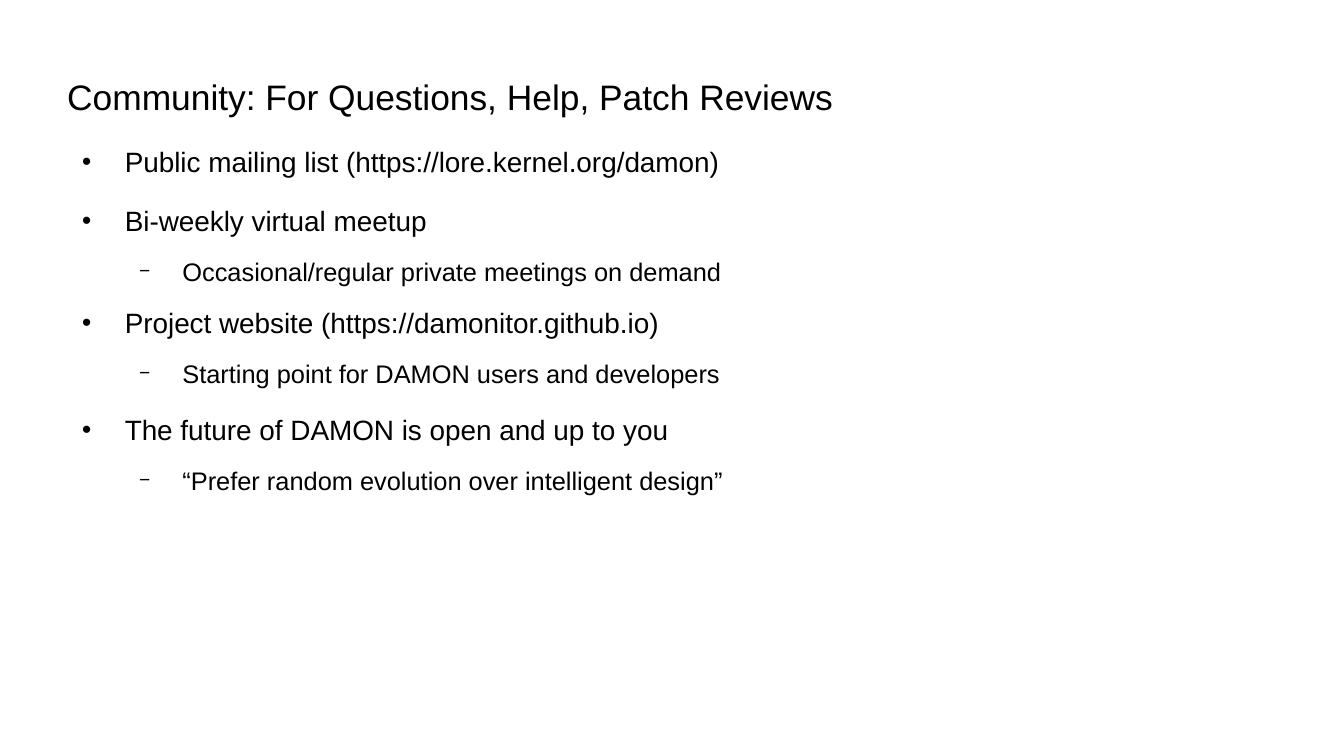
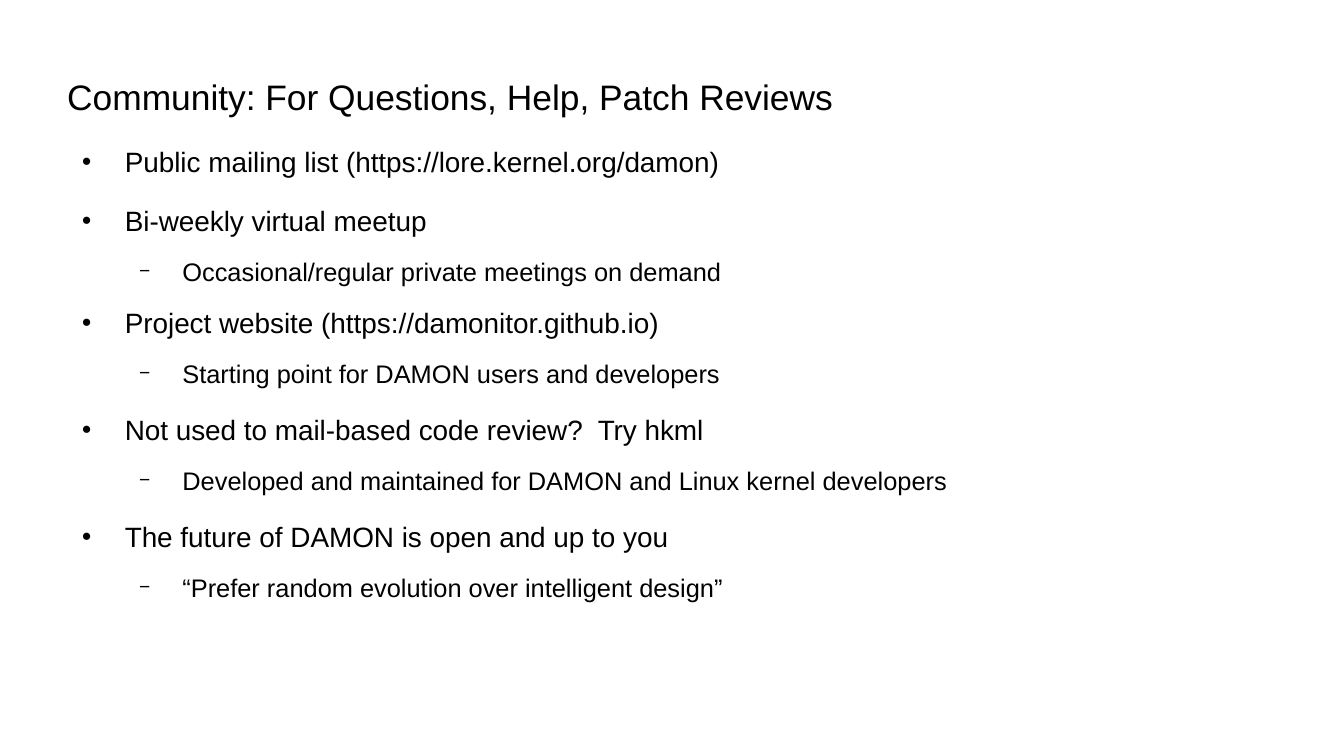
Before and after one commit to damonitor/talks, a slide deck: slide 60 of 2025/ossna/damon_ossna25.odp (slide 63 before the commit). Drawn at 1344x756 pixels with LibreOffice and Linux fonts; fonts in the diff are those of the drawing. Boxes give left, top, right and bottom in pixels: in the first picture for what was removed or moved away, otherwise in the second. Text is boxed around its words. In the diff, an @@ line names an element or a change of style, - is before the commit and + after.

```diff
--- a/2025/ossna/damon_ossna25.odp
+++ b/2025/ossna/damon_ossna25.odp
@@ text at (125, 419, 947, 495): paragraphs added @@
+● Not used to mail-based code review? Try hkml
+  − Developed and maintained for DAMON and Linux kernel developers
```
Also in this commit, not shown: 17 other slides changed, 2 slides removed, 1 other file.
